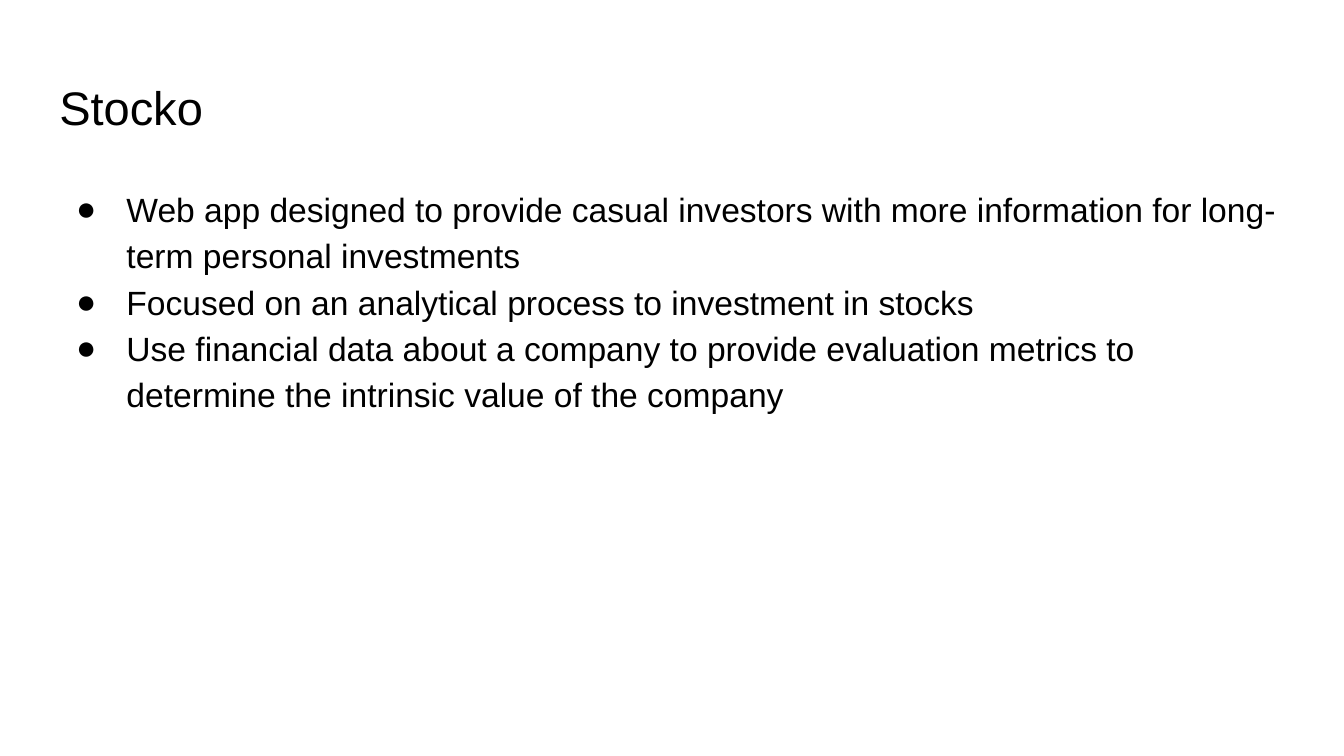
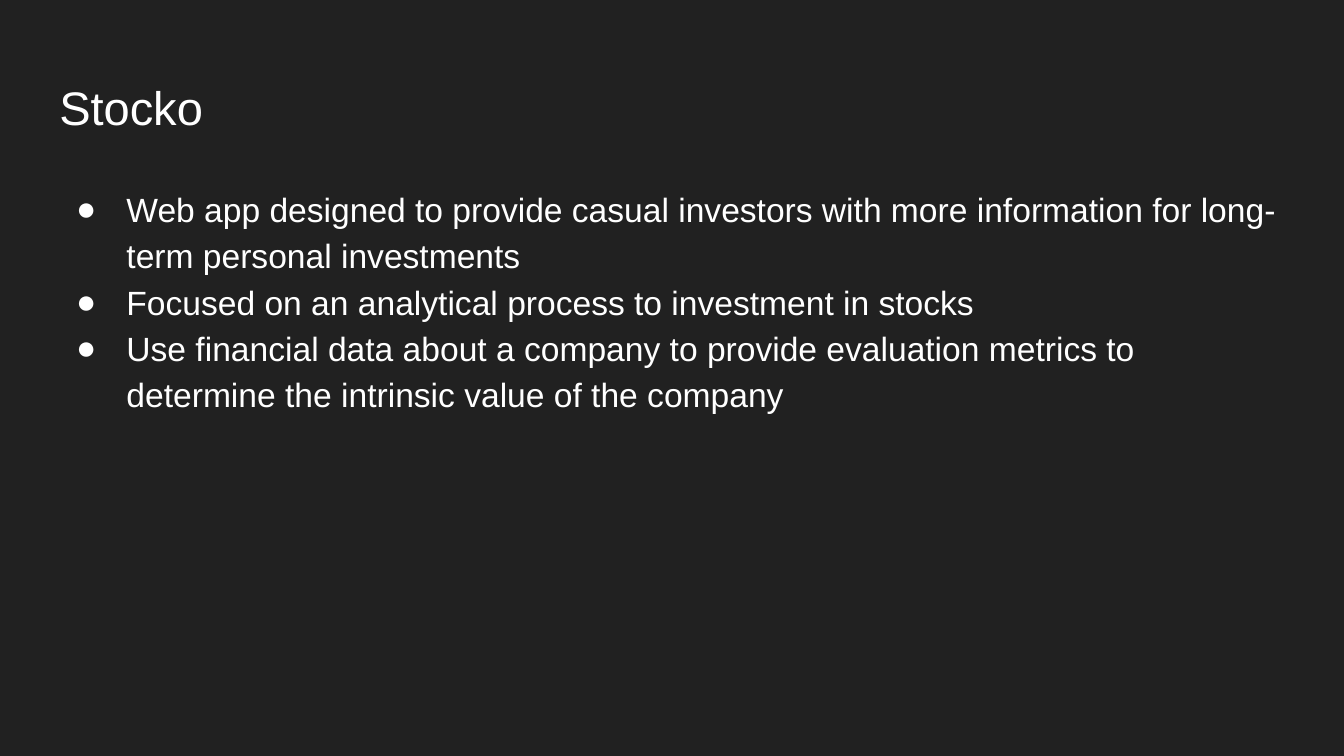
Before and after one commit to Asetka/Stocko, a slide deck: slide 2 of sprint_deliverables/Sprint3Deliverables/Stocko Sprint 3.pptx. Drawn at 1344x756 pixels with LibreOffice and Linux fonts; fonts in the diff are those of the drawing; background and template pictures are left out. Boxes give left, top, right and bottom in pixels: in the first picture for what was removed or moved away, otherwise in the second. Text is boxed around its words. In the diff, an @@ line names an element or a change of style, - is before the commit and + after.

```diff
--- a/sprint_deliverables/Sprint3Deliverables/Stocko Sprint 3.pptx
+++ b/sprint_deliverables/Sprint3Deliverables/Stocko Sprint 3.pptx
@@ background #FFFFFF to #212121 @@
@@ title "Stocko" at bbox=[59, 91, 203, 126]: text colour #000000 to #FFFFFF @@
@@ text "Web app designed to provide ..." at bbox=[126, 197, 1276, 413]: text colour #000000 to #FFFFFF; bullet colour #000000 to #FFFFFF @@
```
Also in this commit, not shown: 9 other slides changed, 1 slide added, 2 slides removed, 2 other files.
